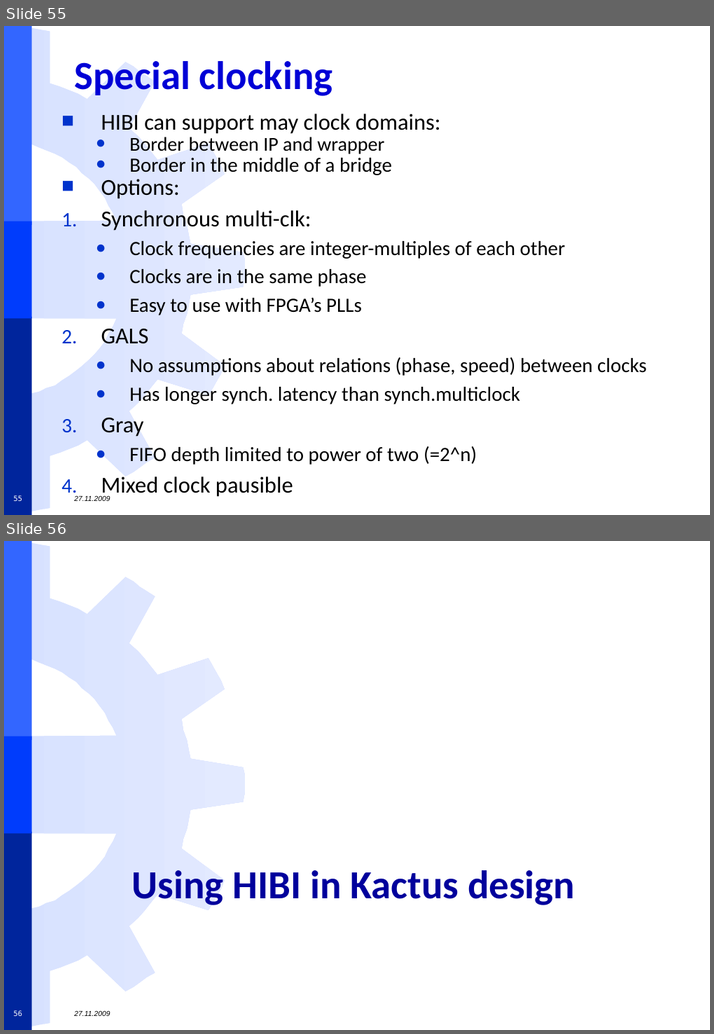
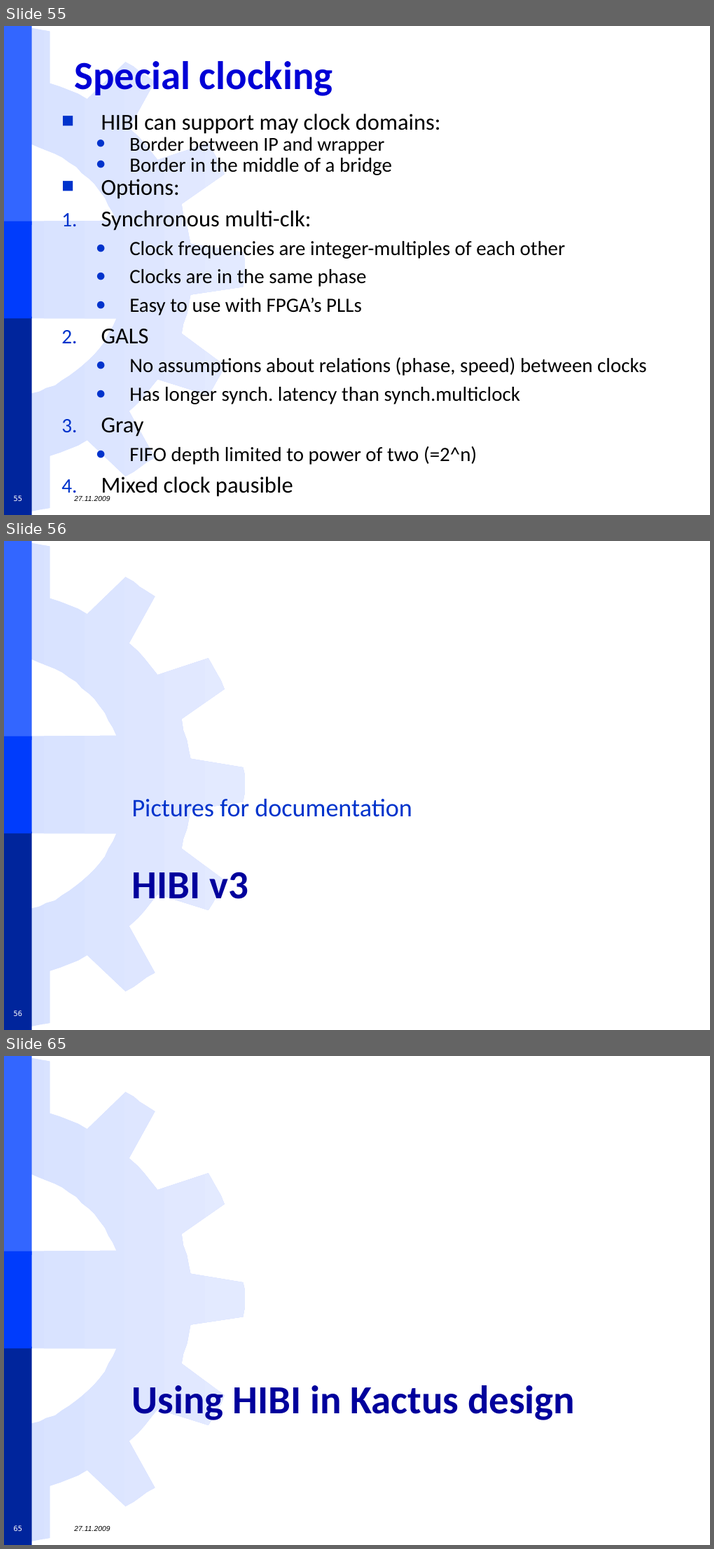
Before and after one commit to freecores/funbase_ip_library, a slide deck: TUT/ip.hwp.communication/hibi/doc/Datasheet/Fig/HIBI datasheet presentation v6_wikikuvat.pptx. Shown one above the other, each under a label of ours: slides 55 and 56 before the commit, slides 55, 56 and 65 after it; the slides between them are not shown. The pictures are 714x1034 and 714x1549 pixels, drawn with LibreOffice and Linux fonts; fonts in the diff are those of the drawing; background and template pictures are left out. Boxes give left, top, right and bottom in pixels: in the first picture for what was removed or moved away, otherwise in the second. Text is boxed around its words. In the diff, an @@ line names an element or a change of style, - is before the commit and + after.

Commit message:
Moved Juha's performance figures into this document

```diff
--- a/TUT/ip.hwp.communication/hibi/doc/Datasheet/Fig/HIBI datasheet presentation v6_wikikuvat.pptx
+++ b/TUT/ip.hwp.communication/hibi/doc/Datasheet/Fig/HIBI datasheet presentation v6_wikikuvat.pptx
@@ slide 56 added at (x1=4, y1=541, x2=710, y2=1030), background #FFFFFF; not listed: 4 template elements that a slide beside it also shows @@
@@ text added at (x1=132, y1=799, x2=412, y2=817), 28 pt, text #0033CC @@
+Pictures for documentation
@@ title added at (x1=132, y1=871, x2=248, y2=899), 44 pt, text #00009C, bold @@
+HIBI v3
@@ page number added at (x1=14, y1=1010, x2=22, y2=1016), 8 pt, text #FFFFFF @@
+56
@@ what was slide 56 is now slide 65 @@
@@ page number at (x1=14, y1=1525, x2=22, y2=1531): text changed @@
-56
+65
```
Also in this commit, not shown: 8 other slides added.
